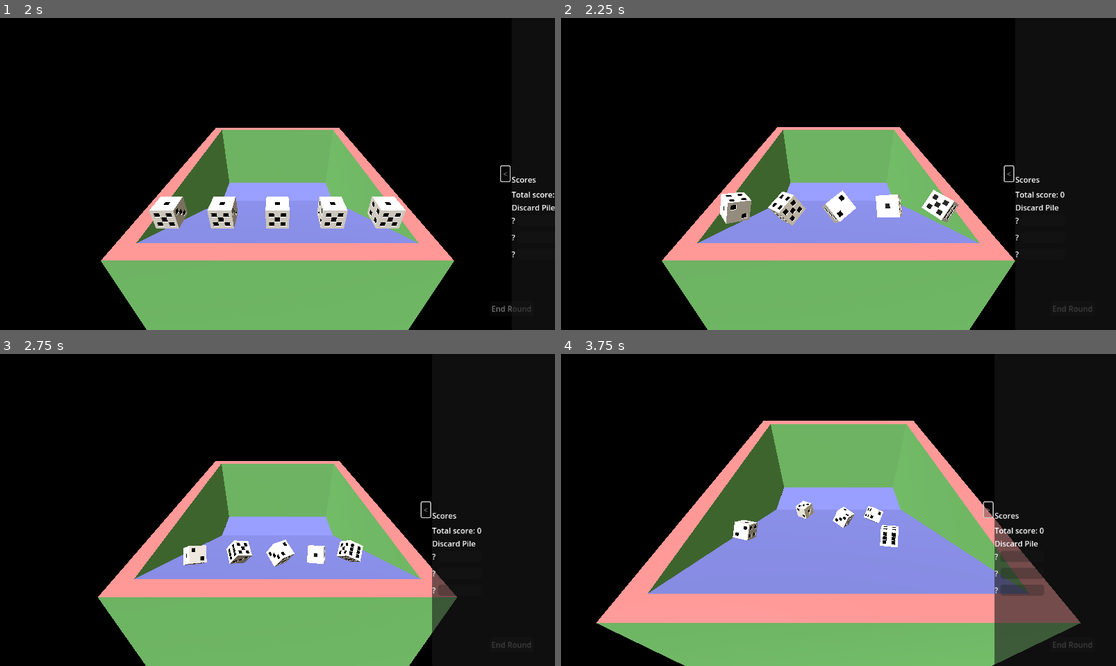
Above: before the commit, frames 1-4 (two rows, left to right).
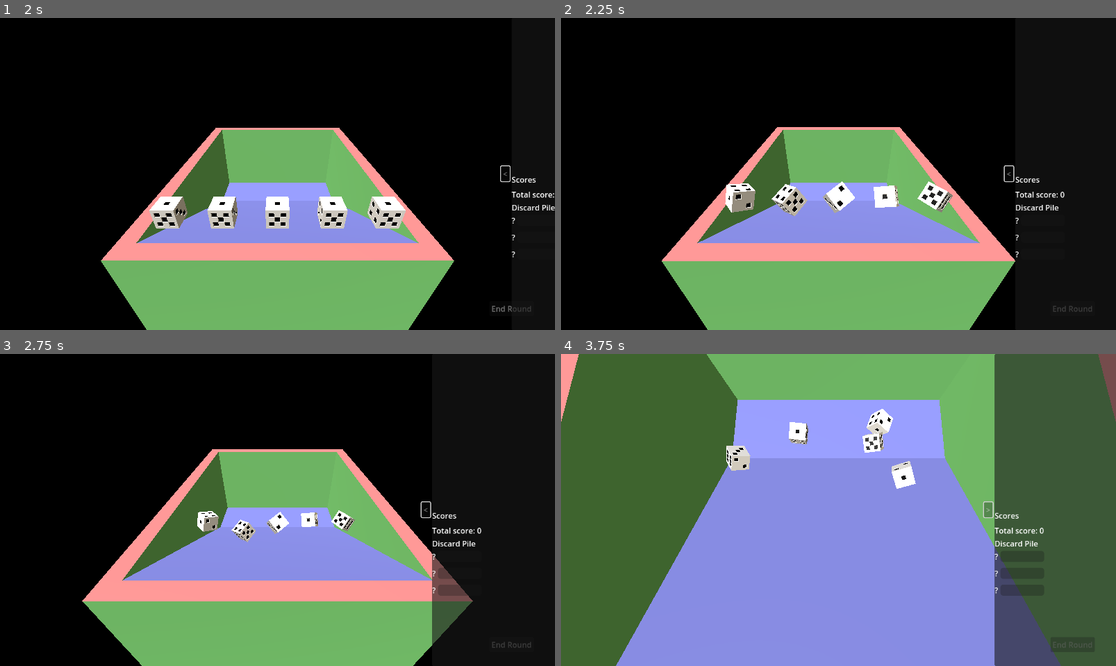
Above: after the commit, the same moments.

Repository: Inglo-Games/SigmaDiceGame
Game: Godot game, scene res://Scenes/Menus/MainMenu.tscn
The game is run twice, just before and just after one commit, with the same random seed, the same clock (stepped at 60 frames per second) and the same inputs.
Inputs (mouse positions are in pixels of both pictures, inside the frame that each line leads up to):
- Up to frame 1 (2 s): click "Play Game" at 0.5 s; click "<" at 1.25 s
- Up to frame 2 (2.25 s): move the mouse to (960, 158) at 2.02 s; tap Space (launch_dice) at 2.1 s; click (960, 158) at 2.17 s
- Up to frame 3 (2.75 s): no input
- Up to frame 4 (3.75 s): move the mouse to (727, 525) at 2.77 s; click (727, 525) at 2.85 s; click ">" at 3.5 s

Frame 1 is identical in both runs. In frame 2, 2.4% of the frame differs, in the area x 18-82%, y 35-88%; in frame 3, 9.9%; in frame 4, 88%, in the area x 0-100%, y 0-100%.

Commit message:
Tweak dice and camera speed

Diff:
--- a/game/Scenes/Die.gd
+++ b/game/Scenes/Die.gd
@@ -100,7 +100,7 @@
 	_randomize_orientation()
 	# Apply a force with a large forward force and a small upward force
 	apply_impulse(
-		Vector3(0, randf_range(0,2), randf_range(-8, -12)),
+		Vector3(0, randf_range(0,5), randf_range(-20, -25)),
 		Vector3.ZERO
 	)
 	# Apply a random rotational force around the x (sideways) axis
--- a/game/Scenes/Game.gd
+++ b/game/Scenes/Game.gd
@@ -59,7 +59,7 @@
 # Moves camera from starting position to directly above dice target
 func _tween_cam_transform():
 	var tween = create_tween()
-	tween.tween_property($Camera3D, "transform", CAM_END_POS, 4.5).set_trans(Tween.TRANS_CUBIC)
+	tween.tween_property($Camera3D, "transform", CAM_END_POS, 2.5).set_trans(Tween.TRANS_CUBIC)
 	tween.play()
 
 
